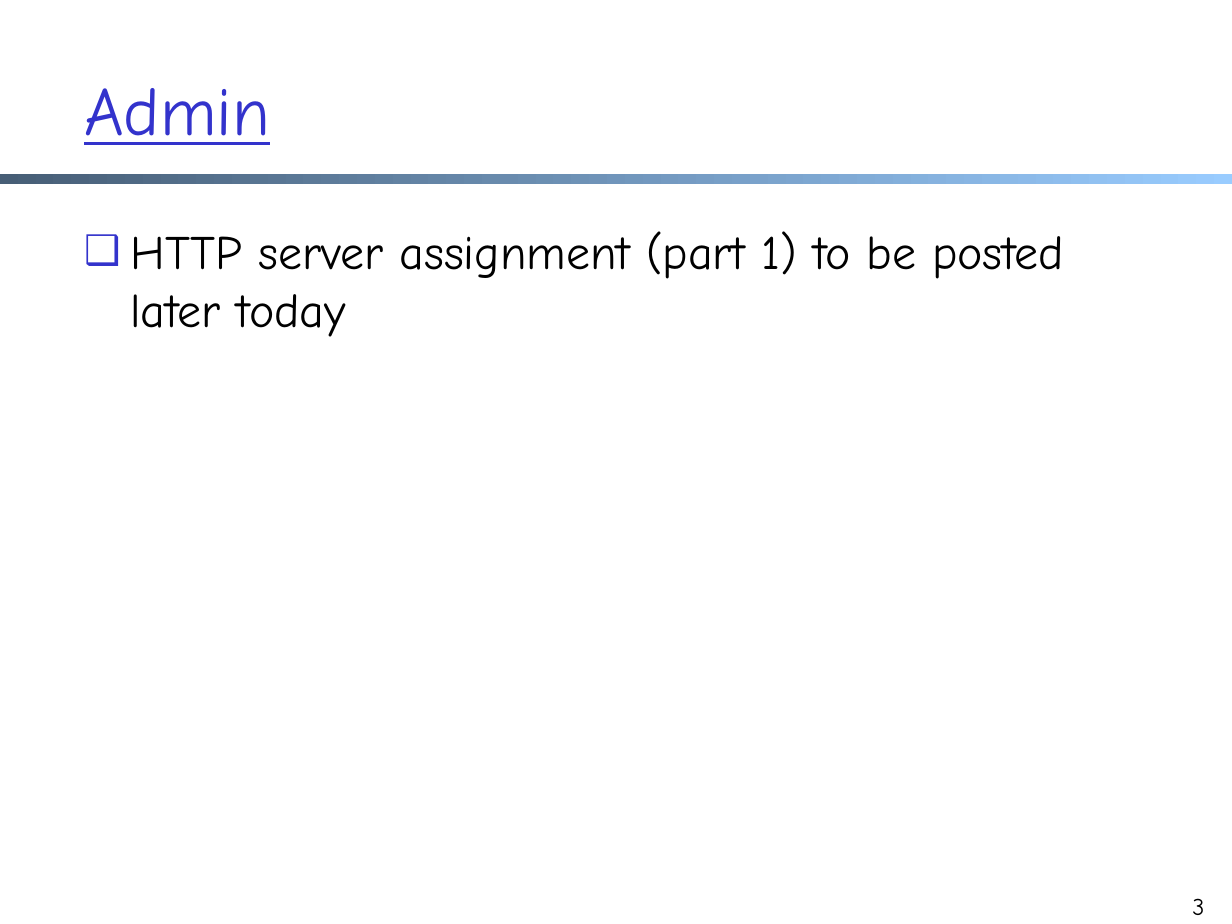
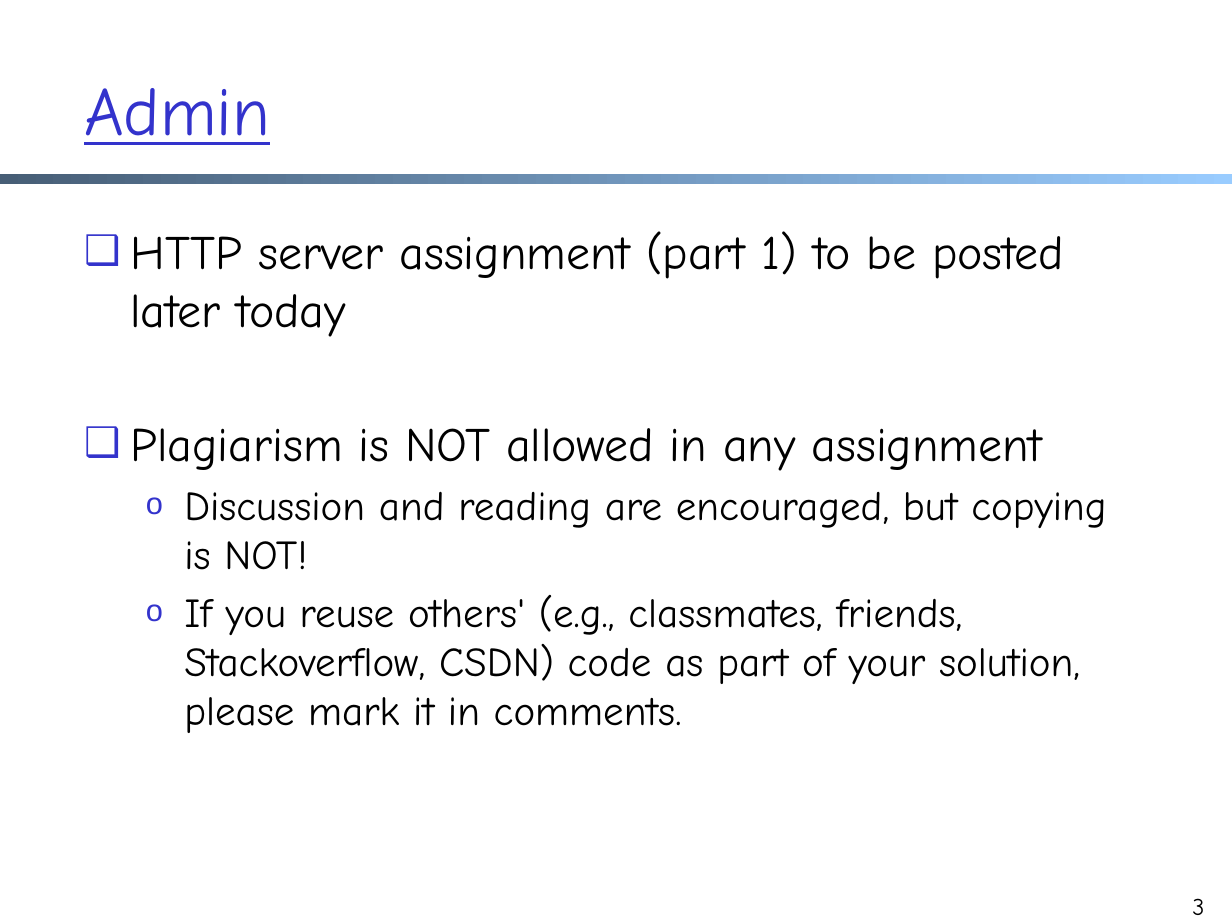
Before and after one commit to xiangq27/xiangq27.github.io, a slide deck: slide 3 of courses/cnns-xmuf21/files/lectures/application-http112-server-design.pptx. Drawn at 1232x924 pixels with LibreOffice and Linux fonts; fonts in the diff are those of the drawing. Boxes give left, top, right and bottom in pixels: in the first picture for what was removed or moved away, otherwise in the second. Text is boxed around its words. In the diff, an @@ line names an element or a change of style, - is before the commit and + after.

Commit message:
lec 10 and assign 3

```diff
--- a/courses/cnns-xmuf21/files/lectures/application-http112-server-design.pptx
+++ b/courses/cnns-xmuf21/files/lectures/application-http112-server-design.pptx
@@ text at bbox=[130, 428, 1106, 733]: paragraphs added @@
+❑ Plagiarism is NOT allowed in any assignment
+  o Discussion and reading are encouraged, but copying is NOT!
+  o If you reuse others' (e.g., classmates, friends, Stackoverflow, CSDN) code as part of your solution, please mark it in comments.
```
Also in this commit, not shown: 14 other files.
